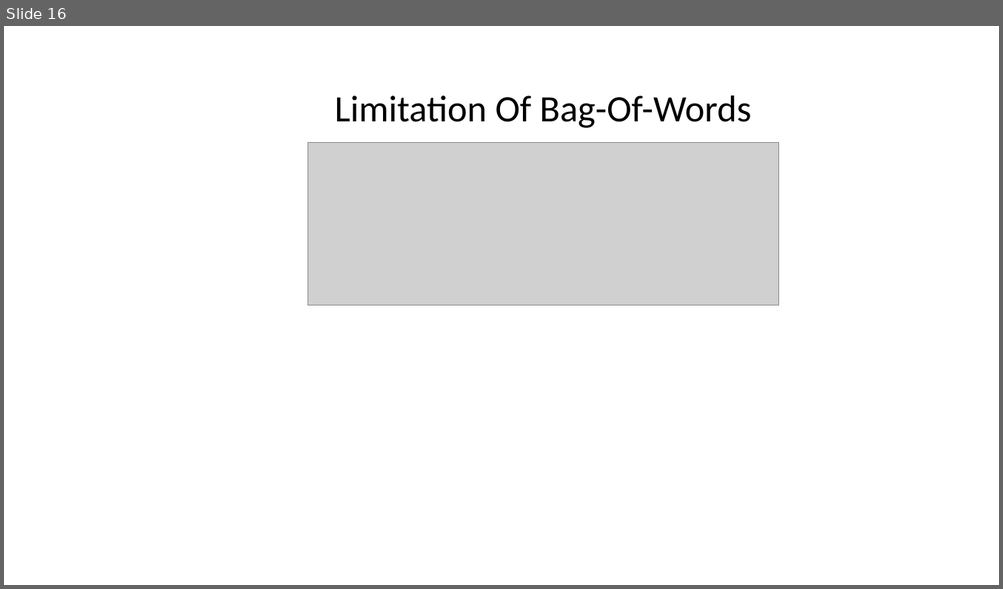
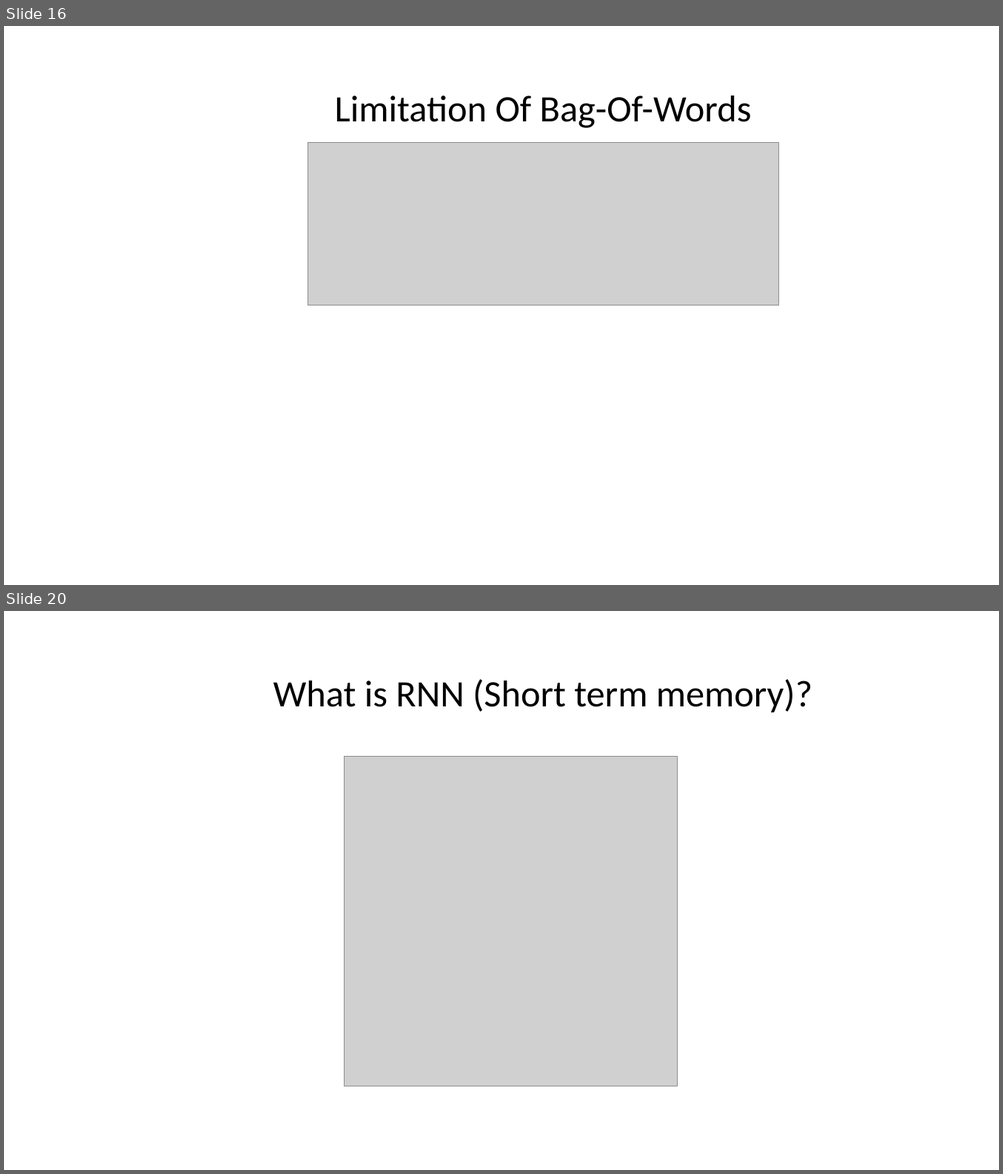
Before and after one commit to AvinashTiwari/Artifical-intelligence, a slide deck: 16_Nlp/NLP.pptx. Shown one above the other, each under a label of ours: slide 16 before the commit, slides 16 and 20 after it; the slides between them are not shown. The pictures are 1003x589 and 1003x1174 pixels, drawn with LibreOffice and Linux fonts; fonts in the diff are those of the drawing; grey boxes stand for pictures. Boxes give left, top, right and bottom in pixels: in the first picture for what was removed or moved away, otherwise in the second. Text is boxed around its words. In the diff, an @@ line names an element or a change of style, - is before the commit and + after.

```diff
--- a/16_Nlp/NLP.pptx
+++ b/16_Nlp/NLP.pptx
@@ slide 20 added at [4, 611, 999, 1170], background #FFFFFF @@
@@ title added at [273, 679, 812, 712], 36 pt, text #000000 @@
+What is RNN (Short term memory)?
@@ picture added at [344, 757, 677, 1086] @@
```
Also in this commit, not shown: 16 other slides added.
